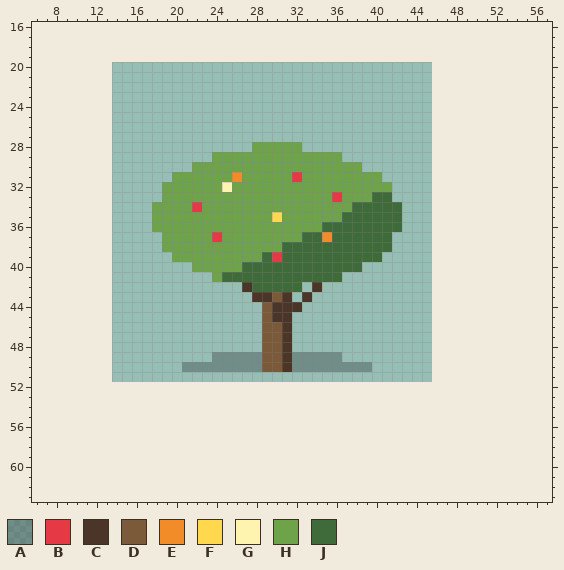
Two versions of one pixel-art file, game/pixel-plants/feng-huang-mu.aseprite. That is the earlier state.
32x32 pixels, 1 frame. Shown: x 6..57, y 16..63. The old version is drawn lined up with the new one, on the new canvas.
Visible layers, top first: "glint", "core", "bloom-shade", "bloom", "leaf", "stem", "shadow" opacity 30%.
Palette (. is transparent): A #1a1a204c  B #e63946  C #4a3528  D #7a5a38  E #f28c28  F #ffd84d  G #fff3b0  H #6fa34a  J #3f6b3a
Pixels before (only the part around the change), first column x 6:
16 ....................................................
17 ....................................................
18 ....................................................
19 ....................................................
20 ....................................................
21 ....................................................
22 ....................................................
23 ....................................................
24 ....................................................
25 ....................................................
26 ....................................................
27 ....................................................
28 ......................HHHHH.........................
29 ..................HHHHHHHHHHHHH.....................
30 ................HHHHHHHHHHHHHHHHH...................
31 ..............HHHHHHEHHHHHBHHHHHHHH.................
32 .............HHHHHHGHHHHHHHHHHHHHHHH................
33 .............HHHHHHHHHHHHHHHHHBHHHJJ................
34 ............HHHHBHHHHHHHHHHHHHHHJJJJJ...............
35 ............HHHHHHHHHHHHFHHHHHHJJJJJJ...............
36 ............HHHHHHHHHHHHHHHHHJJJJJJJJ...............
37 .............HHHHHBHHHHHHHHJJEJJJJJJ................
38 .............HHHHHHHHHHHHJJJJJJJJJJJ................
39 ..............HHHHHHHHHJBJJJJJJJJJJ.................
40 ................HHHHHJJJJJJJJJJJJ...................
41 ..................HJJJJJJJJJJJJ.....................
42 .....................CJJJJJ.C.......................
43 ......................CCDC.C........................
44 .......................DCCC.........................
45 .......................DCC..........................
46 .......................DDC..........................
47 .......................DDC..........................
48 .......................DDC..........................
49 ..................AAAAADDCAAAAA.....................
50 ...............AAAAAAAADDCAAAAAAAA..................
51 ....................................................
52 ....................................................
53 ....................................................
54 ....................................................
55 ....................................................
56 ....................................................
57 ....................................................
58 ....................................................
59 ....................................................
60 ....................................................
61 ....................................................
62 ....................................................
63 ....................................................
After the commit:
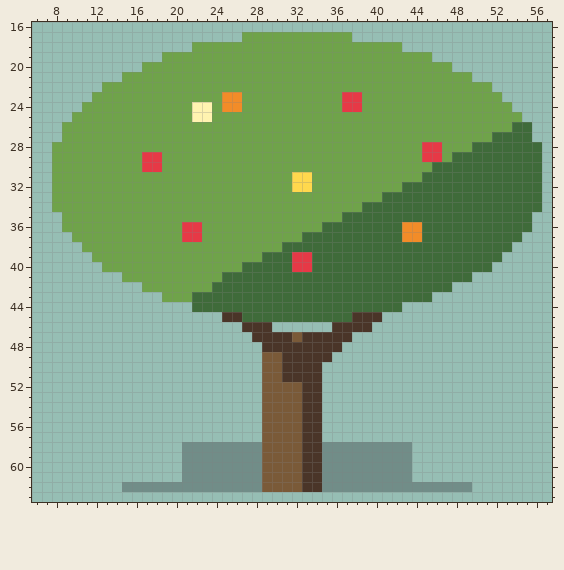
Diff:
canvas 32x32 -> 64x64, the old top-left corner now at 14,20
Changed rows in their new state; - is an unchanged pixel.
first column x 8:
17 -------------------HHHHHHHHHHH-------------------
18 --------------HHHHHHHHHHHHHHHHHHHHH--------------
19 -----------HHHHHHHHHHHHHHHHHHHHHHHHHHH-----------
20 ---------HHHHHHHHHHHHHHHHHHHHHHHHHHHHHHH---------
21 -------HHHHHHHHHHHHHHHHHHHHHHHHHHHHHHHHHHH-------
22 -----HHHHHHHHHHHHHHHHHHHHHHHHHHHHHHHHHHHHHHH-----
23 ----HHHHHHHHHHHHHEEHHHHHHHHHHBBHHHHHHHHHHHHHH----
24 ---HHHHHHHHHHHGGHEEHHHHHHHHHHBBHHHHHHHHHHHHHHH---
25 --HHHHHHHHHHHHGGHHHHHHHHHHHHHHHHHHHHHHHHHHHHHHH--
26 -HHHHHHHHHHHHHHHHHHHHHHHHHHHHHHHHHHHHHHHHHHHHHJJ-
27 -HHHHHHHHHHHHHHHHHHHHHHHHHHHHHHHHHHHHHHHHHHHJJJJ-
28 HHHHHHHHHHHHHHHHHHHH-----HHHHHHHHHHHHBBHHHJJJJJJJ
29 HHHHHHHHHBBHHHHH-------------HHHHHHHHBBHJJJJJJJJJ
30 HHHHHHHHHBBHHH-----------------HHHHHHHJJJJJJJJJJJ
31 HHHHHHHHHHHH------H-----FF-------HHHHJJJJJJJJJJJJ
32 HHHHHHHHHHH------H------FF--------HJJJJJJJJJJJJJJ
33 HHHHHHHHHHH-----------------H---H-JJJJJJJJJJJJJJJ
34 HHHHHHHHHH----H---------------H----JJJJJJJJJJJJJJ
35 -HHHHHHHHH------------H------------JJJJJJJJJJJJJ-
36 -HHHHHHHHH---BB--------------------EEJJJJJJJJJJJ-
37 --HHHHHHHHH--BB-H----------J------JEEJJJJJJJJJJ--
38 ---HHHHHHHH-----------------------JJJJJJJJJJJJ---
39 ----HHHHHHHH----------J-BB-------JJJJJJJJJJJJ----
40 -----HHHHHHHHH----------BB-----JJJJJJJJJJJJJ-----
41 -------HHHHHHHHH-------------JJJJJJJJJJJJJ-------
42 ---------HHHHHHHJJJJ-----JJJJJJJJJJJJJJJ---------
43 -----------HHHJJJJJJJJJJJJJJJJJJJJJJJJ-----------
44 --------------JJJJJJJJJJJJJJJJJJJJJ--------------
45 -----------------CCJJJJJJJJJJJCCC----------------
46 -------------------CCC..----CCCC-----------------
47 --------------------CCC-DCCCCC-------------------
48 ---------------------CC-CCCCC--------------------
49 ----------------.....---CCCC.--------------------
50 -------------........---CCC.....-----------------
51 ---------------------DDCCCC----------------------
52 ---------------------DDDDCC----------------------
53 ---------------------DDDDCC----------------------
54 ---------------------DDDDCC----------------------
55 ---------------------DDDDCC----------------------
56 ---------------------DDDDCC----------------------
57 ---------------------DDDDCC----------------------
58 -------------AAAAAAAADDDDCCAAAAAAAAA-------------
59 -------------AAAAAAAADDDDCCAAAAAAAAA-------------
60 -------------AAAAAAAADDDDCCAAAAAAAAA-------------
61 -------------AAAAAAAADDDDCCAAAAAAAAA-------------
62 -------AAAAAAAAAAAAAADDDDCCAAAAAAAAAAAAAAA-------
Changed places in both pictures, as pixel boxes (x1, y1, x2, y2):
changed: (52, 32, 542, 492)
